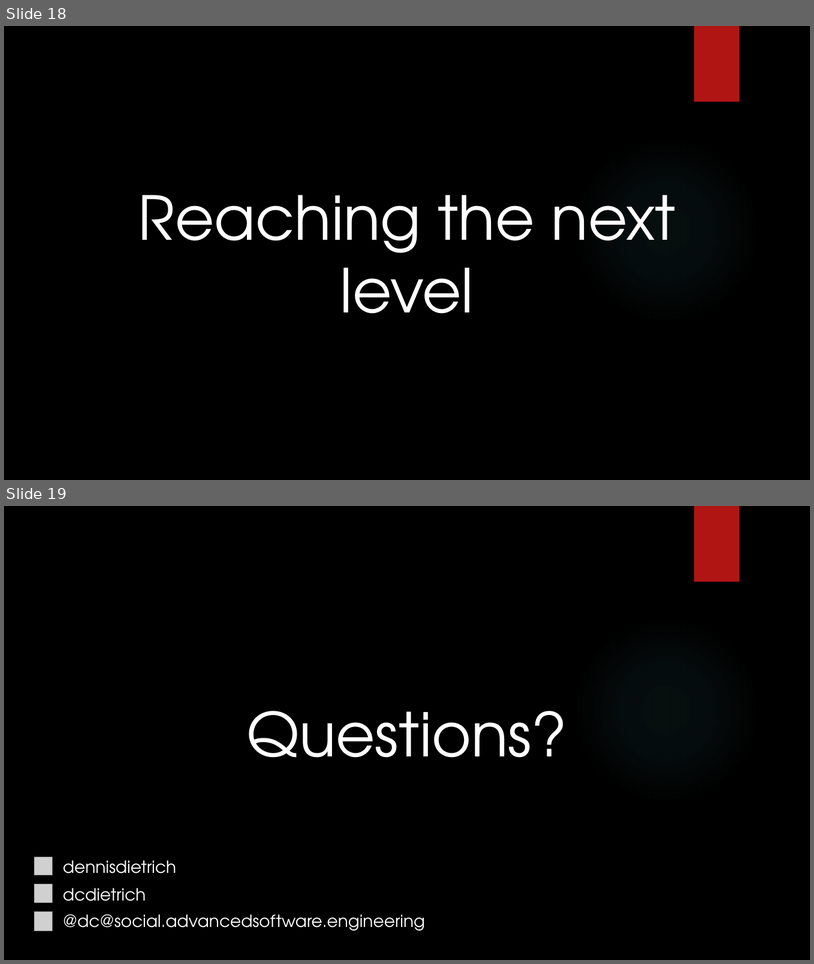
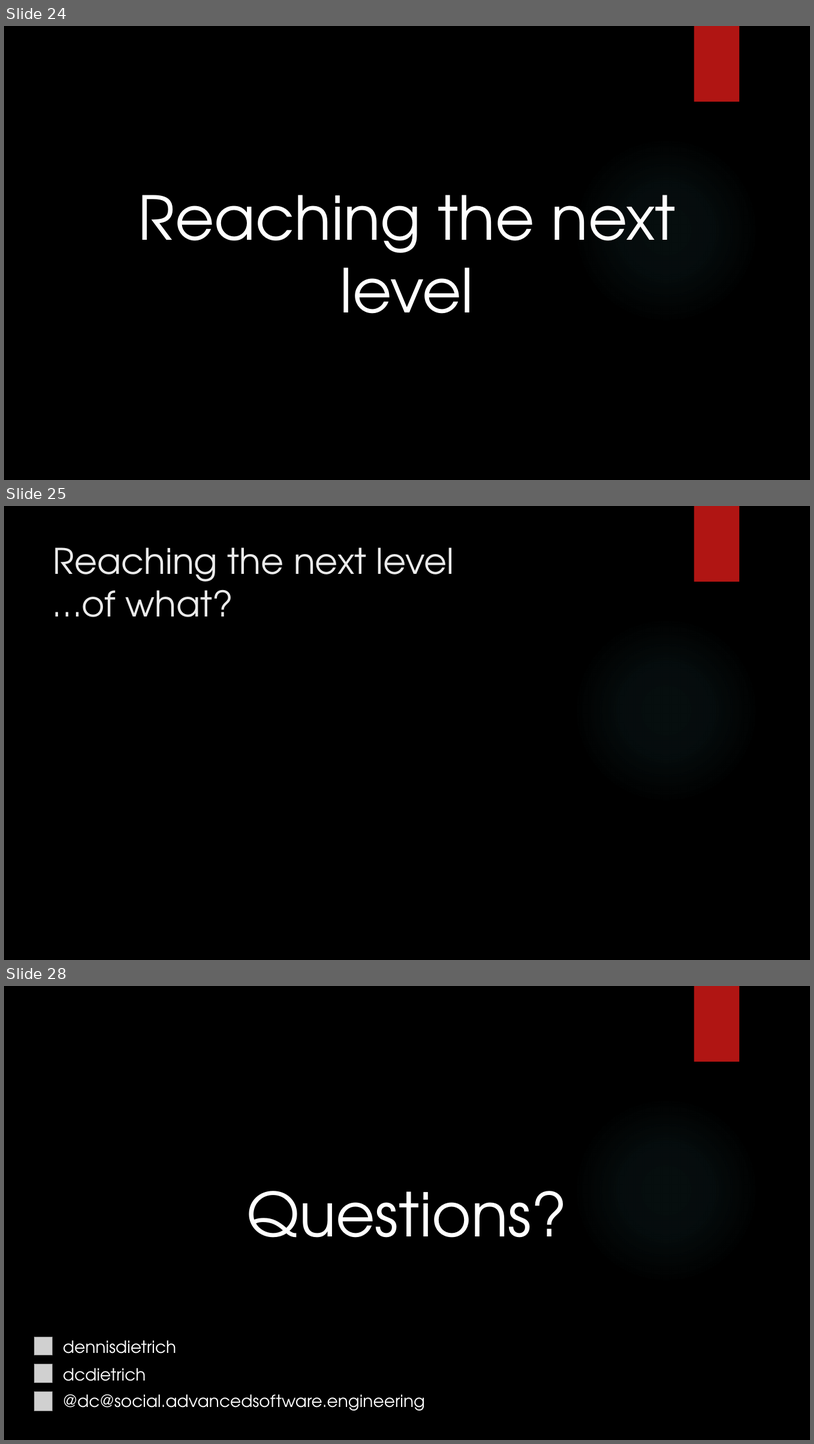
Before and after one commit to dennisdietrich/First180Days, a slide deck: Sitting in meetings all day long.pptx. Shown one above the other, each under a label of ours: slides 18 and 19 before the commit, slides 24, 25 and 28 after it; the slides between them are not shown. The pictures are 814x964 and 814x1444 pixels, drawn with LibreOffice and Linux fonts; fonts in the diff are those of the drawing; grey boxes stand for pictures; background and template pictures are left out. Boxes give left, top, right and bottom in pixels: in the first picture for what was removed or moved away, otherwise in the second. Text is boxed around its words. In the diff, an @@ line names an element or a change of style, - is before the commit and + after.

```diff
--- a/Sitting in meetings all day long.pptx
+++ b/Sitting in meetings all day long.pptx
@@ slide 25 added at (4, 506, 810, 960), background picture (left out); not listed: 2 template elements that a slide beside it also shows @@
@@ title added at (53, 547, 455, 617), 42 pt, text #EBEBEB @@
+Reaching the next level
+…of what?
@@ what was slide 18 is now slide 24 @@
@@ what was slide 19 is now slide 28 @@
```
Also in this commit, not shown: 1 slide changed, 8 other slides added.
